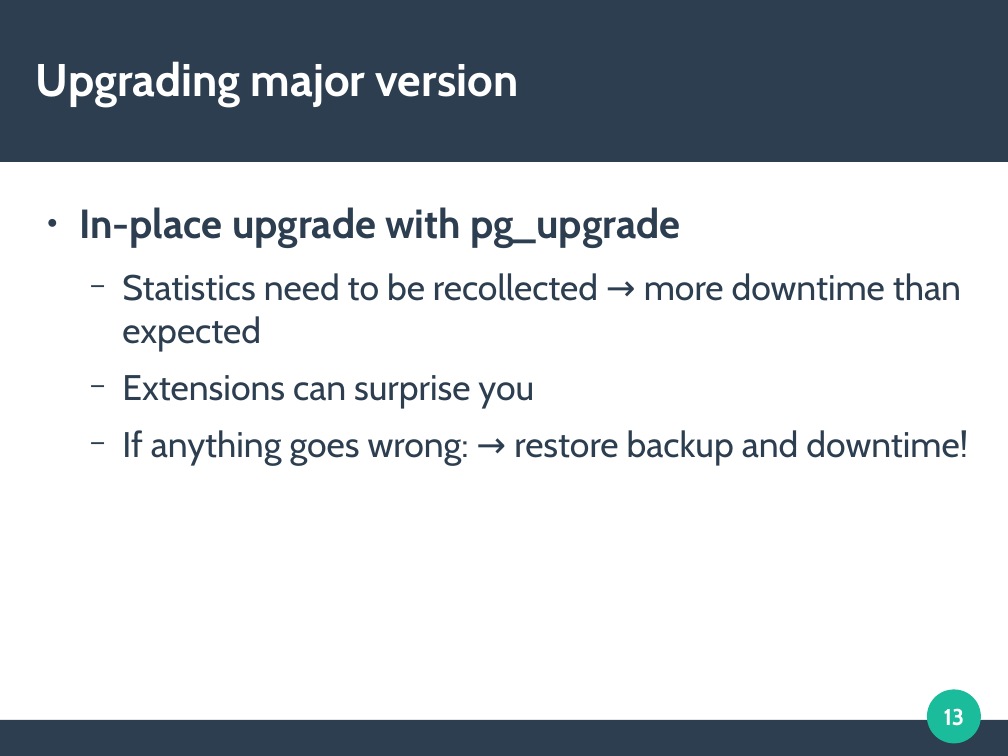
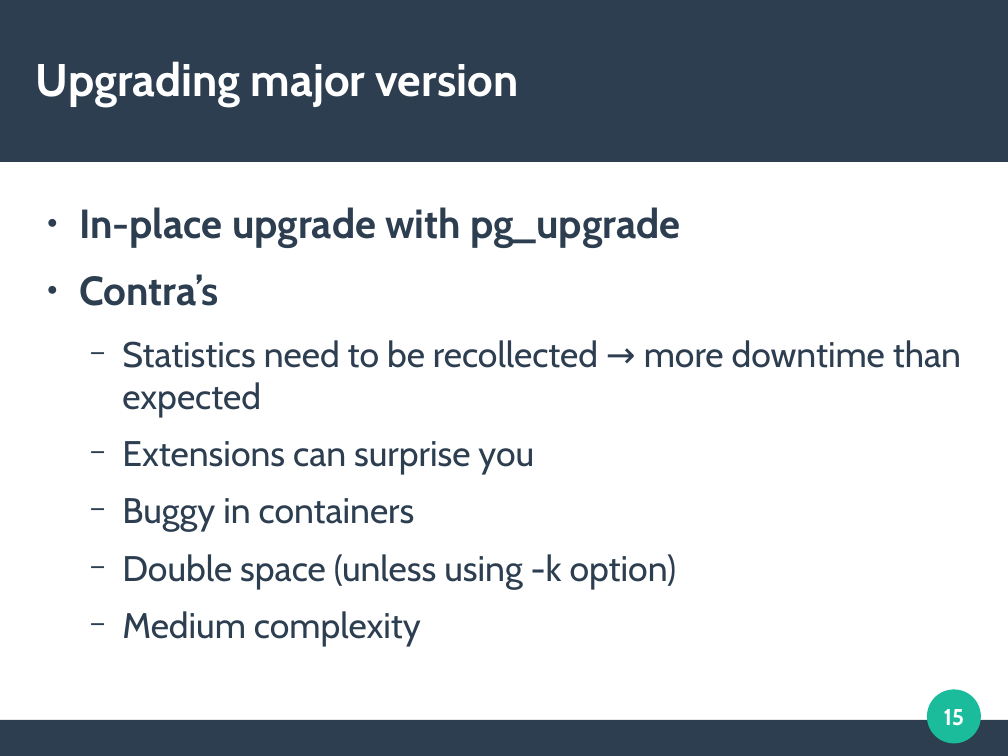
Before and after one commit to openPablo/edb_upgrade_presentation, a slide deck: slide 15 of upgrading_presentation.odp (slide 13 before the commit). Drawn at 1008x756 pixels with LibreOffice and Linux fonts; fonts in the diff are those of the drawing. Boxes give left, top, right and bottom in pixels: in the first picture for what was removed or moved away, otherwise in the second. Text is boxed around its words. In the diff, an @@ line names an element or a change of style, - is before the commit and + after.

```diff
--- a/upgrading_presentation.odp
+++ b/upgrading_presentation.odp
@@ text at (79,274,219,306): paragraph added @@
+● Contra’s
@@ text at (122,498,676,646): text changed @@
-  − If anything goes wrong: → restore backup and downtime!
+  − Buggy in containers
+  − Double space (unless using -k option)
+  − Medium complexity
@@ page number at (944,709,965,726): text changed @@
-13
+15
```
Also in this commit, not shown: 6 other slides changed, 3 slides added, 2 other files.
